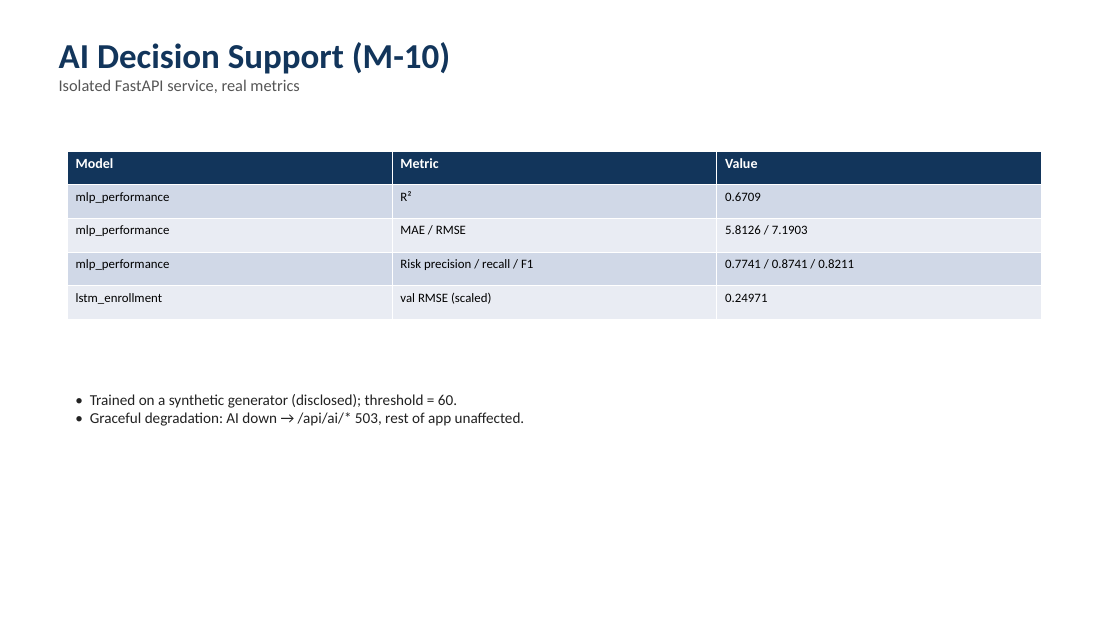
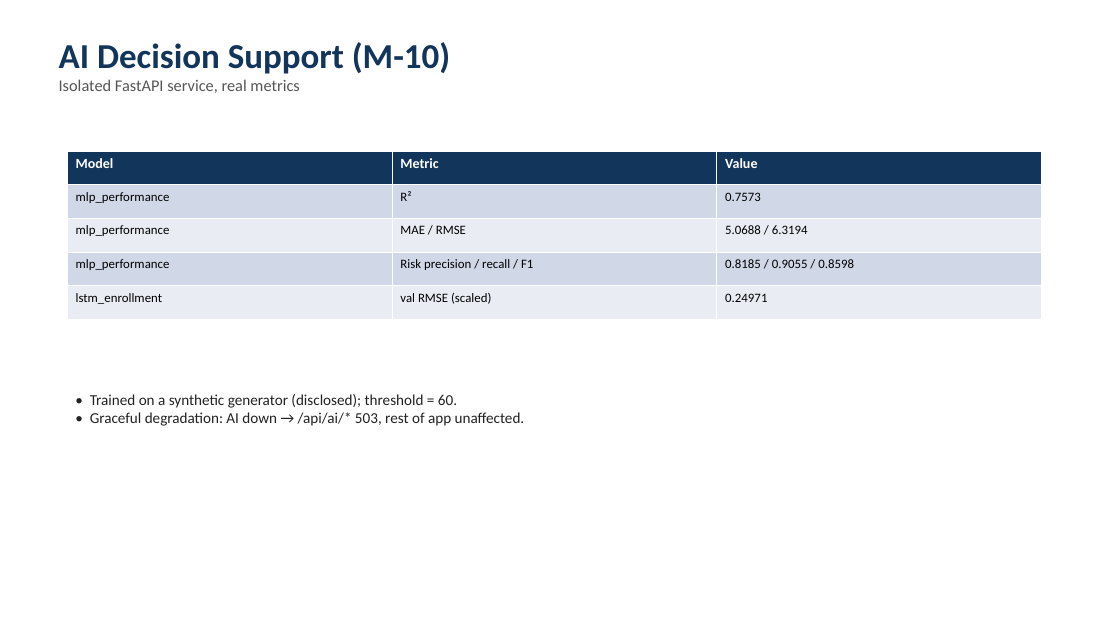
Before and after one commit to ISI0007/JiT-USAMIS-PROJECT, a slide deck: slide 7 of docs/USAMIS_Presentation.pptx. Drawn at 1120x630 pixels with LibreOffice and Linux fonts; fonts in the diff are those of the drawing. Boxes give left, top, right and bottom in pixels: in the first picture for what was removed or moved away, otherwise in the second. Text is boxed around its words. In the diff, an @@ line names an element or a change of style, - is before the commit and + after.

```diff
--- a/docs/USAMIS_Presentation.pptx
+++ b/docs/USAMIS_Presentation.pptx
@@ table at <box>67,151,1043,319</box> @@
-row 2, column 3: 0.6709
+row 2, column 3: 0.7573
-row 3, column 3: 5.8126 / 7.1903
+row 3, column 3: 5.0688 / 6.3194
-row 4, column 3: 0.7741 / 0.8741 / 0.8211
+row 4, column 3: 0.8185 / 0.9055 / 0.8598
```
Also in this commit, not shown: 4 other files.
